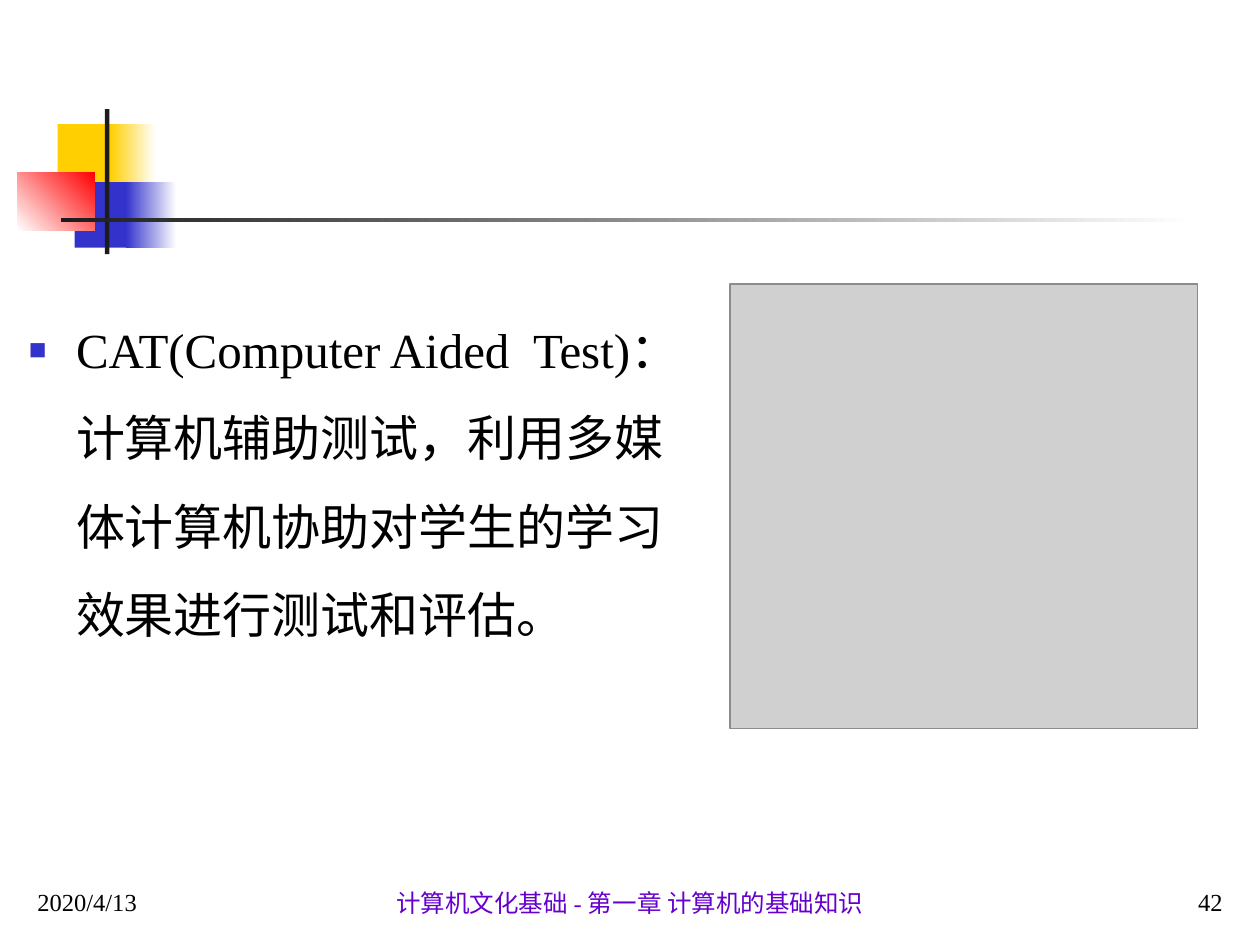
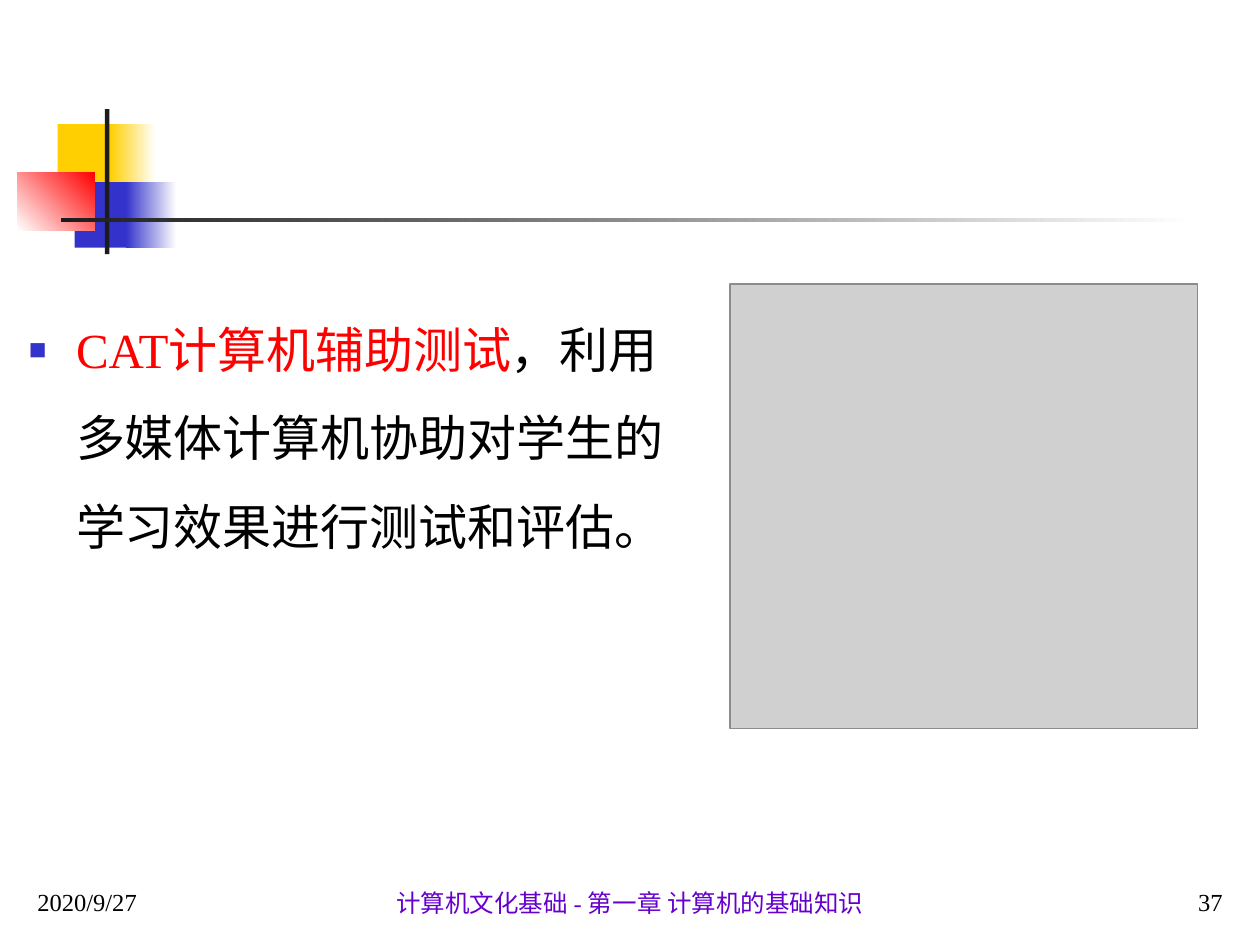
Before and after one commit to sans123wx/class, a slide deck: slide 37 of 计算机应用基础/第1章计算机基础/第1.1章 计算机概述.pptx (slide 42 before the commit). Drawn at 1260x945 pixels with LibreOffice and Linux fonts; fonts in the diff are those of the drawing; grey boxes stand for pictures. Boxes give left, top, right and bottom in pixels: in the first picture for what was removed or moved away, otherwise in the second. Text is boxed around its words. In the diff, an @@ line names an element or a change of style, - is before the commit and + after.

```diff
--- a/计算机应用基础/第1章计算机基础/第1.1章 计算机概述.pptx
+++ b/计算机应用基础/第1章计算机基础/第1.1章 计算机概述.pptx
@@ text at [76, 330, 663, 549]: text changed @@
-■ CAT(Computer Aided Test)：计算机辅助测试，利用多媒体计算机协助对学生的学习效果进行测试和评估。
+■ CAT计算机辅助测试，利用多媒体计算机协助对学生的学习效果进行测试和评估。
@@ text at [37, 894, 136, 912]: text changed @@
-2020/4/13
+2020/9/27
@@ page number at [1198, 894, 1223, 912]: text changed @@
-42
+37
```
Also in this commit, not shown: 93 other slides changed, 1 slide added, 5 slides removed.
